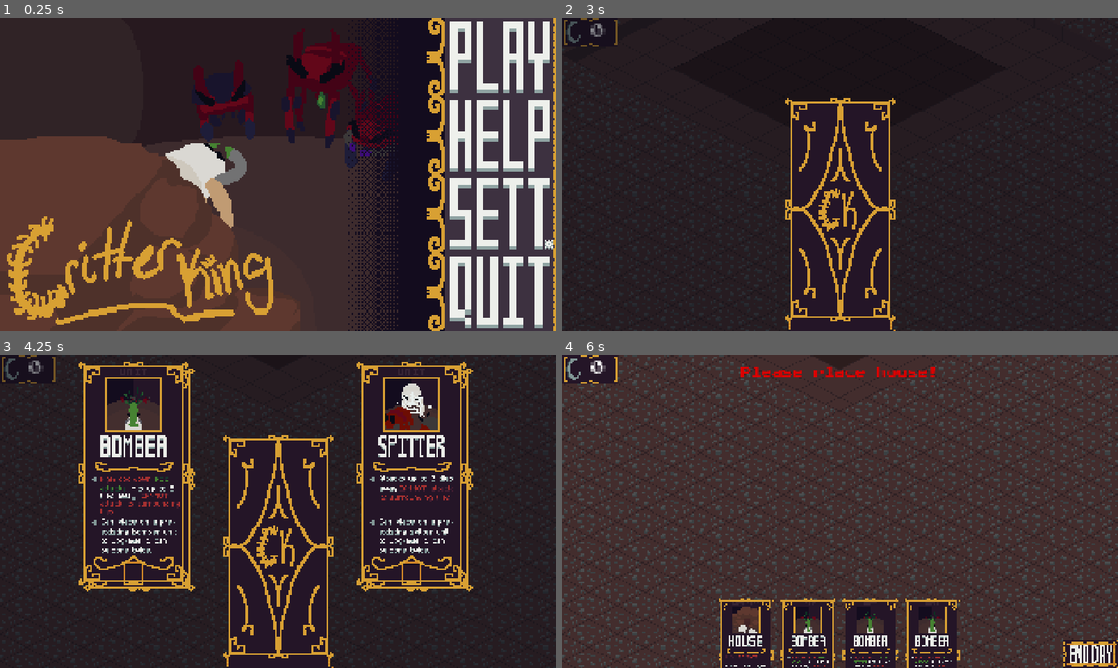
Above: before the commit, frames 1-4 (two rows, left to right).
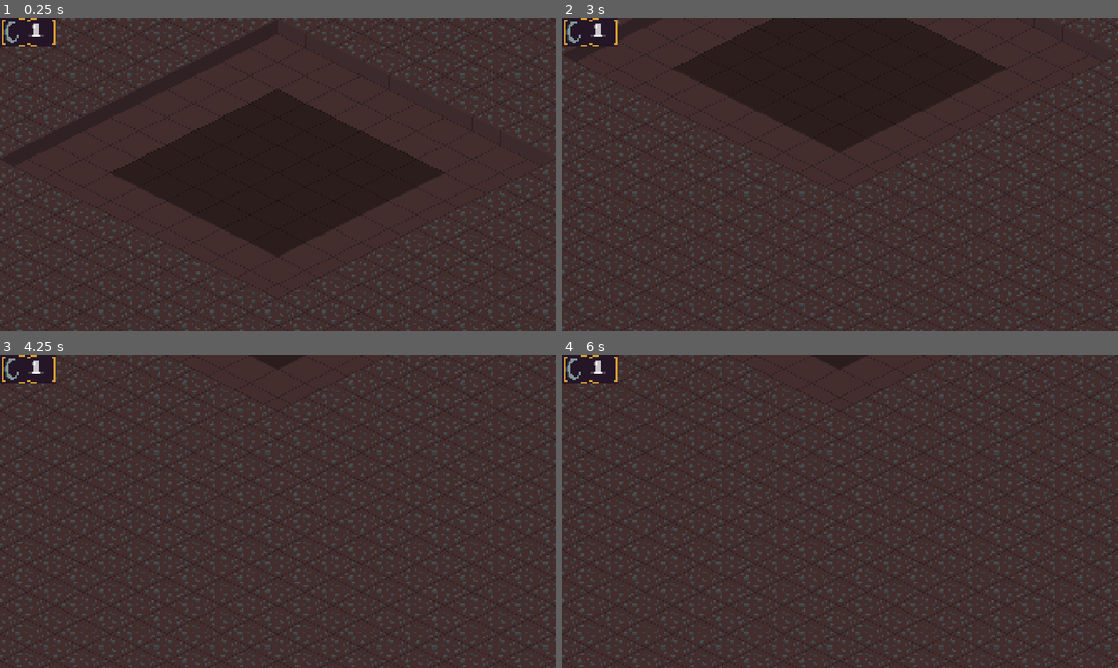
Above: after the commit, the same moments.

Repository: LogCheung/Critterking
Game: Godot game, scene res://World/Scenes/world.tscn
Two runs of this game, one before a commit and one after it. Both use one fixed random seed, a clock stepped at 60 frames per second and the inputs below.
Inputs (mouse positions are in pixels of both pictures, inside the frame that each line leads up to):
- Up to frame 1 (0.25 s): no input
- Up to frame 2 (3 s): click (1062, 136) at 0.52 s; click (1017, 315) at 1.27 s; click (1062, 58) at 2.02 s; tap Enter (ui_accept) at 2.75 s; move the mouse to (962, 158) at 2.77 s; hold S (camera_move_down) from 2.78 s (still down); click (962, 158) at 2.92 s
- Up to frame 3 (4.25 s): tap Enter (ui_accept) at 3.02 s; release S (camera_move_down) at 3.5 s; click (272, 552) at 3.52 s
- Up to frame 4 (6 s): click (695, 473) at 4.27 s; click (1084, 652) at 5 s, where only the run before the commit has a clickable "continue"; click (1090, 652) at 5.77 s

The runs differ from the first frame. In frame 1, 60% of the frame differs, in the area x 0-100%, y 0-100%; in frame 2, 79%; in frame 3, 92%; in frame 4, 8.5%.
Error after the commit: Parse Error: Preload file "res://UI/Assets/menus/discoveryshow.png" does not exist. (res://UI/Scripts/ui.gd:125)

Commit message:
change so i can work on comp
weird with texture import

Diff:
--- a/minibadkings/UI/Scenes/main_menu.tscn
+++ /dev/null
@@ -1,31 +0,0 @@
-[gd_scene load_steps=2 format=3 uid="uid://d04u5kkfiu6dp"]
-
-[sub_resource type="LabelSettings" id="LabelSettings_41dpp"]
-font_size = 64
-
-[node name="MainMenu" type="Control"]
-layout_mode = 3
-anchors_preset = 0
-offset_right = 1152.0
-offset_bottom = 648.0
-
-[node name="Label" type="Label" parent="."]
-layout_mode = 1
-anchors_preset = 5
-anchor_left = 0.5
-anchor_right = 0.5
-offset_left = -252.5
-offset_top = 84.0
-offset_right = 252.5
-offset_bottom = 172.0
-grow_horizontal = 2
-text = "MINI BAD KINGS"
-label_settings = SubResource("LabelSettings_41dpp")
-
-[node name="Play" type="Button" parent="."]
-layout_mode = 0
-offset_left = 456.0
-offset_top = 377.0
-offset_right = 683.0
-offset_bottom = 478.0
-text = "PLAY"
--- a/minibadkings/UI/Scripts/ui.gd
+++ b/minibadkings/UI/Scripts/ui.gd
@@ -81,7 +81,6 @@
 func display_cards(display : bool) -> void:
 	# after deck of cards is clicked and frame 18 of the anim
 	var cardSprites = get_tree().get_nodes_in_group("CARD")
-	rolltype = rollArray.front()
 	print(rolltype)
 	for card : Card in cardSprites:
 		if !card.for_show : continue
@@ -118,11 +117,14 @@
 func _on_show_pressed() -> void:
 	# when deck of cards is clicked, show anim will play
 	if anim.is_playing():return
-	var cardSprites = get_tree().get_nodes_in_group("CARD")
-
-
+	rolltype = rollArray.front()
 	$Shuffle
 	%Shuffle.play()
+
+	if rolltype == Card.ROLLTYPE.CHARM:
+		%CardShow.texture = preload("res://UI/Assets/menus/discoveryshow.png")
+	else:
+		%CardShow.texture = preload("res://UI/Assets/menus/cardshow.png")
 	anim.play("cardshow")
 
 
@@ -145,8 +147,6 @@
 	%crtrMenu.stop()
 	help.show()
 	mainmenu.hide()
-	pass # Replace with function body.
-
 
 func _on_settings_pressed() -> void:
 	%Button.play()
